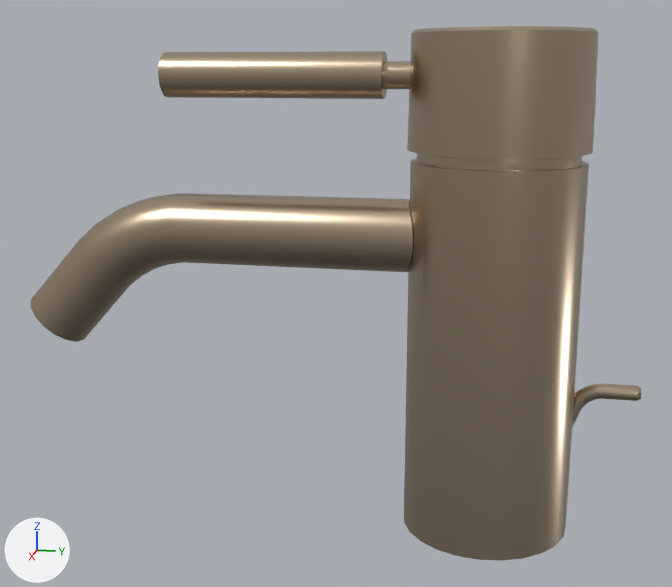
Before and after pictures for a commit that changed the glTF model models/33-501-660-27.glb.
Rendered twice from a camera (50 mm lens) standing at (0.2432, 0.0528, 0.1242) and looking at (0.0, 0.0041, 0.0633). Lighting does not change. The marker at lower left points along +X, +Y and +Z. The picture after the commit comes second. Where no turn or scale is listed for an object, it has been applied to the vertices.

The first picture shows 'L_30fe2a9d_bcca_4c36_be92_f324f2e7d3c5_I1', 'L_4fc056a4_26e0_46f9_9d84_6a3c61ff8eb3_I2', 'L_86392001_dea6_443b_9beb_83b72645bcee_I4', 'L_988a0db4_95fc_456a_949c_9ed2fd407976_I5', 'L_eba97abb_d69d_467f_9fb6_ce883ce695e5_I6', 'L_f6552664_2948_4122_857e_bb723b40fd95_I7'.
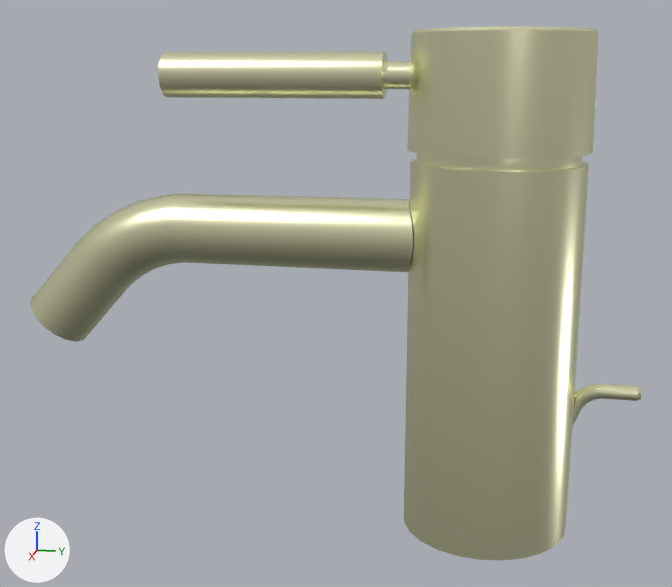
Boxes (x1, y1, x2, y2) around the edits, measured in the pictures (672 x 587 px):
'L_86392001_dea6_443b_9beb_83b72645bcee_I4', recoloured (lighter): (404, 158, 589, 561) in both
'L_eba97abb_d69d_467f_9fb6_ce883ce695e5_I6', recoloured (lighter): (31, 193, 413, 342) in both
'L_988a0db4_95fc_456a_949c_9ed2fd407976_I5', recoloured (lighter): (407, 26, 599, 159) in both
'L_4fc056a4_26e0_46f9_9d84_6a3c61ff8eb3_I2', recoloured (lighter): (158, 51, 410, 99) in both
'L_f6552664_2948_4122_857e_bb723b40fd95_I7', recoloured (lighter): (416, 153, 582, 171) in both
'L_30fe2a9d_bcca_4c36_be92_f324f2e7d3c5_I1', recoloured (lighter): (572, 384, 641, 427) in both

The edits, one by one:
Material 'D_27' (mat_d_27) is new.
Its base color is (0.998, 0.998, 0.651) (beige #ffffd3).
Its metallic is 1.0.
Its roughness is 0.28.
me_l_30fe2a9d_bcca_4c36_be92_f324f2e7d3c5_i1_004 has 105 vertices, 206 faces and spans x -0.002..0.002, y 0.0544..0.0858, z 0.001..0.0422.
me_l_30fe2a9d_bcca_4c36_be92_f324f2e7d3c5_i1_004 no longer uses material mat_dornbracht_27 (beige #c2af97).
me_l_30fe2a9d_bcca_4c36_be92_f324f2e7d3c5_i1_004 gains material mat_d_27 (beige #ffffd3).
me_l_4fc056a4_26e0_46f9_9d84_6a3c61ff8eb3_i2_004 has 62 vertices, 120 faces and spans x -0.0059..0.006, y -0.0422..0.0248, z 0.1155..0.1275.
me_l_4fc056a4_26e0_46f9_9d84_6a3c61ff8eb3_i2_004 no longer uses material mat_dornbracht_27 (beige #c2af97).
me_l_4fc056a4_26e0_46f9_9d84_6a3c61ff8eb3_i2_004 gains material mat_d_27 (beige #ffffd3).
me_l_86392001_dea6_443b_9beb_83b72645bcee_i4_004 has 73 vertices, 142 faces and spans x -0.0225..0.0225, y 0.0239..0.0689, z 0.0..0.1.
me_l_86392001_dea6_443b_9beb_83b72645bcee_i4_004 no longer uses material mat_dornbracht_27 (beige #c2af97).
me_l_86392001_dea6_443b_9beb_83b72645bcee_i4_004 gains material mat_d_27 (beige #ffffd3).
me_l_988a0db4_95fc_456a_949c_9ed2fd407976_i5_004 has 254 vertices, 504 faces and spans x -0.0232..0.0232, y 0.0231..0.0696, z 0.103..0.133.
me_l_988a0db4_95fc_456a_949c_9ed2fd407976_i5_004 no longer uses material mat_dornbracht_27 (beige #c2af97).
me_l_988a0db4_95fc_456a_949c_9ed2fd407976_i5_004 gains material mat_d_27 (beige #ffffd3).
me_l_eba97abb_d69d_467f_9fb6_ce883ce695e5_i6_004 has 129 vertices, 254 faces and spans x -0.0096..0.0097, y -0.0858..0.0261, z 0.0457..0.0896.
me_l_eba97abb_d69d_467f_9fb6_ce883ce695e5_i6_004 no longer uses material mat_dornbracht_27 (beige #c2af97).
me_l_eba97abb_d69d_467f_9fb6_ce883ce695e5_i6_004 gains material mat_d_27 (beige #ffffd3).
me_l_f6552664_2948_4122_857e_bb723b40fd95_i7_004 has 77 vertices, 150 faces and spans x -0.0208..0.0208, y 0.0256..0.0672, z 0.1..0.103.
me_l_f6552664_2948_4122_857e_bb723b40fd95_i7_004 no longer uses material mat_dornbracht_27 (beige #c2af97).
me_l_f6552664_2948_4122_857e_bb723b40fd95_i7_004 gains material mat_d_27 (beige #ffffd3).
